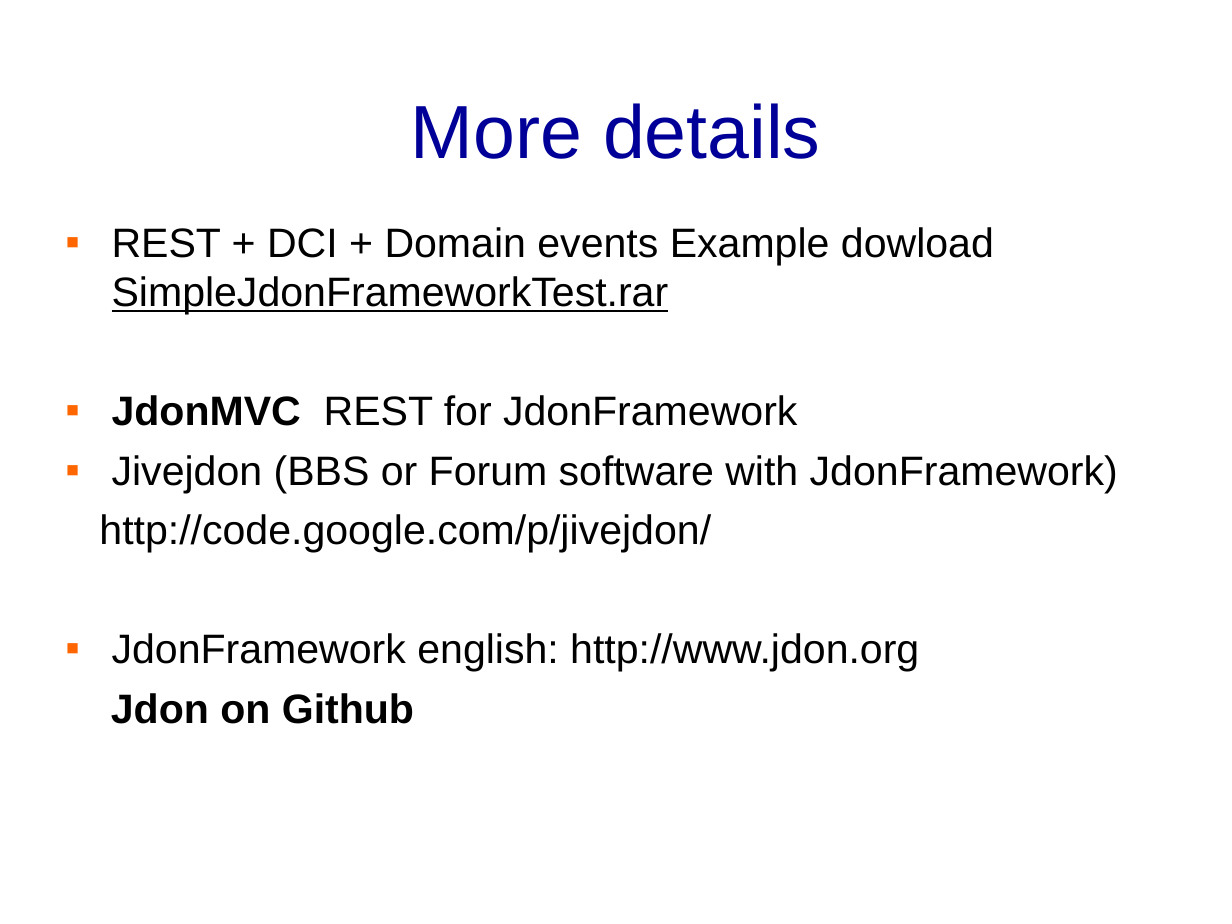
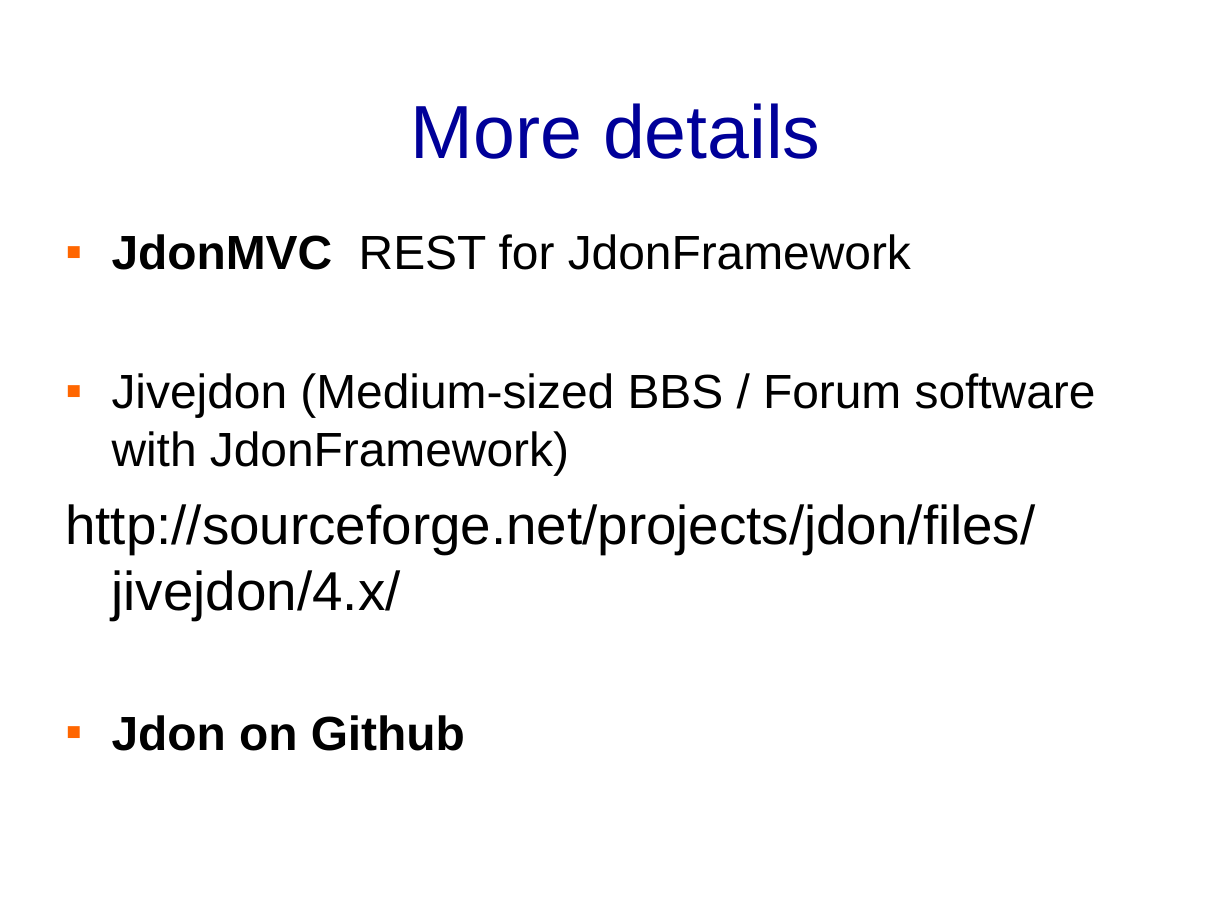
Before and after one commit to banq/banq.github.io, a slide deck: slide 68 of JdonFramework.ppt (slide 77 before the commit). Drawn at 1232x924 pixels with LibreOffice and Linux fonts; fonts in the diff are those of the drawing; background and template pictures are left out. Boxes give left, top, right and bottom in pixels: in the first picture for what was removed or moved away, otherwise in the second. Text is boxed around its words. In the diff, an @@ line names an element or a change of style, - is before the commit and + after.

```diff
--- a/JdonFramework.ppt
+++ b/JdonFramework.ppt
@@ text at [112,227,994,314]: paragraph removed @@
-▪ REST + DCI + Domain events Example dowload SimpleJdonFrameworkTest.rar
@@ text at [112,234,911,751]: size 24 to 28 pt in "JdonMVC REST for JdonFramework", "Jdon on Github"; more space between paragraphs; bullet none to ▪ @@
@@ text at [65,373,1096,620]: text changed; size 24 to 28 pt @@
-▪ Jivejdon (BBS or Forum software with JdonFramework)
-http://code.google.com/p/jivejdon/
-▪ JdonFramework english: http://www.jdon.org
+▪ Jivejdon (Medium-sized BBS / Forum software with JdonFramework)
+http://sourceforge.net/projects/jdon/files/jivejdon/4.x/
```
Also in this commit, not shown: 22 other slides changed, 8 slides added, 17 slides removed.
